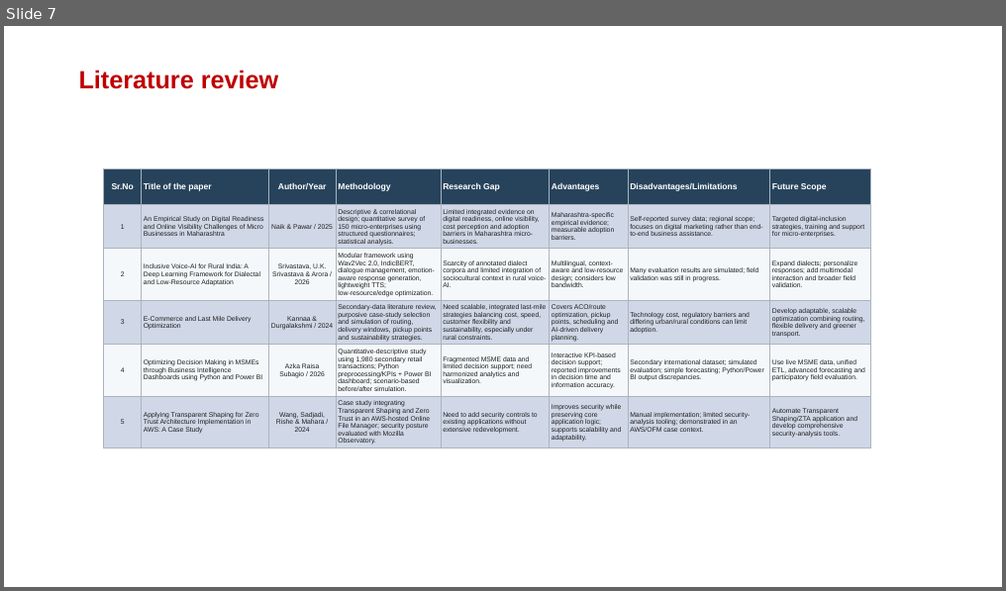
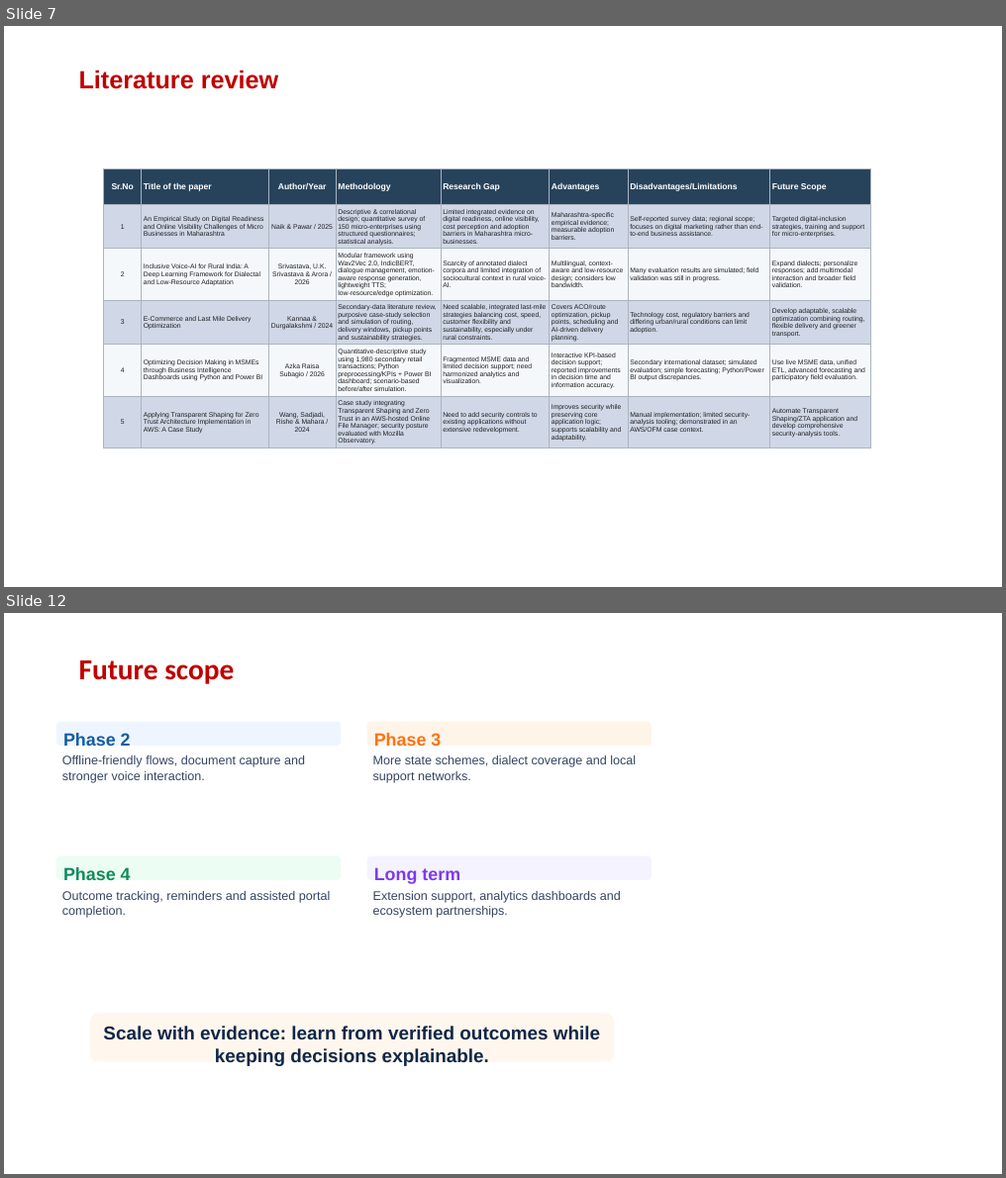
Before and after one commit to rangeshsha-Rookie/VyaparMarg, a slide deck: VyaparMarg_Project_Presentation.pptx. Shown one above the other, each under a label of ours: slide 7 before the commit, slides 7 and 12 after it; the slides between them are not shown. The pictures are 1006x591 and 1006x1178 pixels, drawn with LibreOffice and Linux fonts; fonts in the diff are those of the drawing; background and template pictures are left out. Boxes give left, top, right and bottom in pixels: in the first picture for what was removed or moved away, otherwise in the second. Text is boxed around its words. In the diff, an @@ line names an element or a change of style, - is before the commit and + after.

```diff
--- a/VyaparMarg_Project_Presentation.pptx
+++ b/VyaparMarg_Project_Presentation.pptx
@@ slide 12 added at box(4, 613, 1002, 1174), background picture (left out) @@
@@ title added at box(79, 661, 234, 684), 28 pt, text #C00000, bold @@
+Future scope
@@ rounded rectangle added at box(56, 722, 341, 746), fill #EEF5FF, 17 pt, text #145DA0, bold @@
+Phase 2
@@ rounded rectangle added at box(367, 722, 651, 746), fill #FFF4E8, 17 pt, text #F97316, bold @@
+Phase 3
@@ text added at box(62, 756, 305, 783), 12 pt, text #344563 @@
+Offline-friendly flows, document capture and stronger voice interaction.
@@ text added at box(373, 756, 636, 783), 12 pt, text #344563 @@
+More state schemes, dialect coverage and local support networks.
@@ rounded rectangle added at box(56, 857, 341, 880), fill #ECFDF3, 17 pt, text #138A5E, bold @@
+Phase 4
@@ rounded rectangle added at box(367, 857, 651, 880), fill #F5F3FF, 17 pt, text #7C3AED, bold @@
+Long term
@@ text added at box(62, 891, 330, 918), 12 pt, text #344563 @@
+Outcome tracking, reminders and assisted portal completion.
@@ text added at box(373, 891, 621, 918), 12 pt, text #344563 @@
+Extension support, analytics dashboards and ecosystem partnerships.
@@ rounded rectangle added at box(90, 1014, 614, 1062), fill #FFF7ED, 18 pt, text #0F2747, bold @@
+Scale with evidence: learn from verified outcomes while keeping decisions explainable.
```
Also in this commit, not shown: 1 slide changed, 8 other slides added, 9 slides removed, 5 other files.
